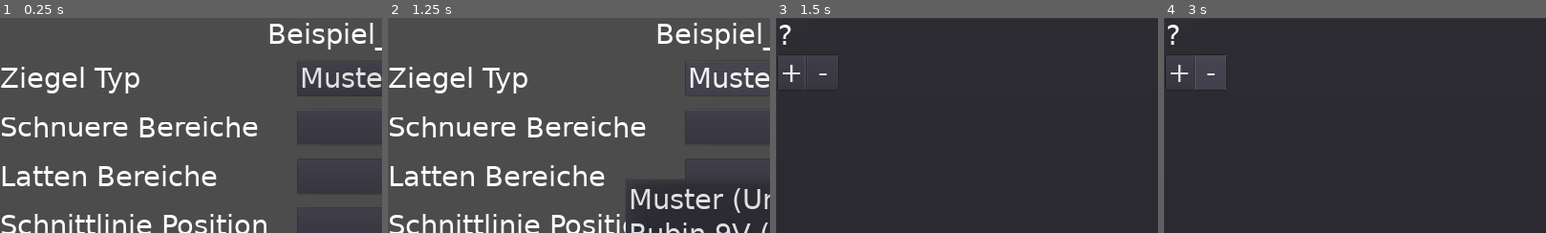
Above: before the commit, frames 1-4 (left to right).
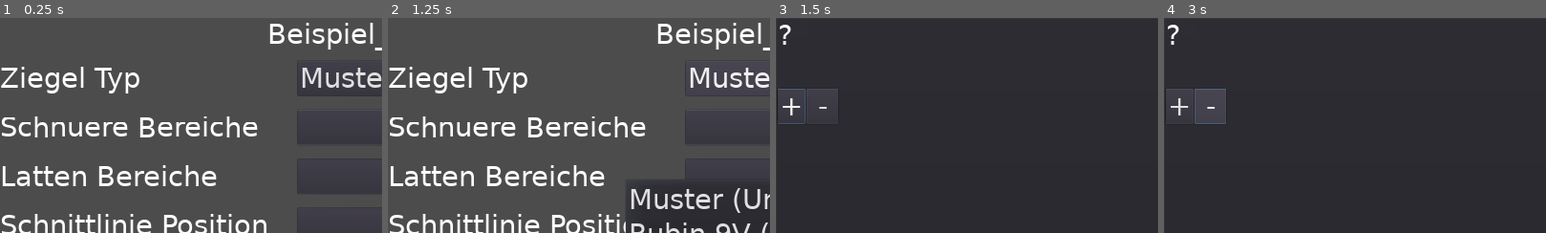
Above: after the commit, the same moments.

Repository: schwitin/TilesCutting1
Game: Godot game, scene res://Einstellungen/EinstellungenInput.tscn
Two runs of this game, one before a commit and one after it. Both use one fixed random seed, a clock stepped at 60 frames per second and the inputs below. This scene is started directly instead of the project's main scene.
Inputs:
- Up to frame 1 (0.25 s): no input
- Up to frame 2 (1.25 s): click "Muster (Unbekannt)" at 0.5 s
- Up to frame 3 (1.5 s): click "?" at 1.25 s
- Up to frame 4 (3 s): click "+" at 2 s; click "-" at 2.75 s
The pictures show only the part of the screen within x 0-50%, y 0-50%; the shares and areas given below are measured in that part.

Frames 1-2 are identical in both runs. In frame 3, 0.6% of the frame differs, in the area x 0-17%, y 17-50%; in frame 4, 3.0%.
Error in both runs: Invalid get index 'bereicheLatten' (on base: 'Nil'). (res://Einstellungen/Bereiche/BereicheInput.gd:53)

Commit message:
Darstellung bei der Eingabe der Bereiche; Beim Backspace Scene verlassen

Diff:
--- a/Einstellungen/Bereiche/BereicheInput.tscn
+++ b/Einstellungen/Bereiche/BereicheInput.tscn
@@ -11,58 +11,64 @@
 script = ExtResource( 2 )
 
 [node name="PopupPanel" type="PopupPanel" parent="."]
+visible = true
 anchor_right = 1.0
 anchor_bottom = 1.0
 
 [node name="HBoxContainer" type="HBoxContainer" parent="PopupPanel"]
 margin_left = 4.0
 margin_top = 4.0
-margin_right = 336.0
-margin_bottom = 136.0
+margin_right = 372.0
+margin_bottom = 182.0
 
 [node name="Container" type="VBoxContainer" parent="PopupPanel/HBoxContainer"]
-margin_right = 120.0
-margin_bottom = 132.0
+margin_right = 156.0
+margin_bottom = 264.0
 size_flags_horizontal = 3
 
 [node name="Ueberschrift" type="Label" parent="PopupPanel/HBoxContainer/Container"]
-margin_right = 120.0
-margin_bottom = 59.0
+margin_right = 156.0
+margin_bottom = 82.0
 text = "?"
 
 [node name="BereicheContainer" type="VBoxContainer" parent="PopupPanel/HBoxContainer/Container"]
-margin_top = 63.0
-margin_right = 120.0
-margin_bottom = 63.0
+margin_top = 86.0
+margin_right = 156.0
+margin_bottom = 86.0
+
+[node name="Abstand" type="Label" parent="PopupPanel/HBoxContainer/Container"]
+margin_top = 90.0
+margin_right = 156.0
+margin_bottom = 172.0
 
 [node name="AddRemoveContainer" type="HBoxContainer" parent="PopupPanel/HBoxContainer/Container"]
 editor/display_folded = true
-margin_top = 67.0
-margin_right = 120.0
-margin_bottom = 132.0
+margin_top = 176.0
+margin_right = 156.0
+margin_bottom = 264.0
 
 [node name="AddButton" type="Button" parent="PopupPanel/HBoxContainer/Container/AddRemoveContainer"]
-margin_right = 54.0
-margin_bottom = 65.0
+margin_right = 71.0
+margin_bottom = 88.0
 text = "+"
 align = 0
 
 [node name="RemoveButton" type="Button" parent="PopupPanel/HBoxContainer/Container/AddRemoveContainer"]
-margin_left = 58.0
-margin_right = 120.0
-margin_bottom = 65.0
+margin_left = 75.0
+margin_right = 156.0
+margin_bottom = 88.0
 text = " - "
 align = 2
 
 [node name="VSeparator" type="VSeparator" parent="PopupPanel/HBoxContainer"]
-margin_left = 124.0
-margin_right = 128.0
-margin_bottom = 132.0
+margin_left = 160.0
+margin_right = 164.0
+margin_bottom = 264.0
 
 [node name="VSlider" type="VSlider" parent="PopupPanel/HBoxContainer"]
-margin_left = 132.0
-margin_right = 332.0
-margin_bottom = 132.0
+margin_left = 168.0
+margin_right = 368.0
+margin_bottom = 264.0
 rect_min_size = Vector2( 200, 0 )
 size_flags_horizontal = 1
 size_flags_vertical = 3
--- a/Einstellungen/Bereiche/LattenBereichInput.gd
+++ b/Einstellungen/Bereiche/LattenBereichInput.gd
@@ -35,9 +35,9 @@
 	latten_node = create_latten_node()
 
 	add_child(decklaenge_node)
-	add_child(create_label_node(" x "))
+	add_child(create_label_node("    x    "))
 	add_child(latten_node)
-	add_child(create_label_node("="))
+	add_child(create_label_node(" = "))
 	add_child(gesamtgroesse_node)
 	update_gesamtgroesse()
 
--- a/Einstellungen/Bereiche/SchnuereBereichInput.gd
+++ b/Einstellungen/Bereiche/SchnuereBereichInput.gd
@@ -33,11 +33,11 @@
 	schnuere_node = create_schnuere_node()
 
 	add_child(deckbreite_node)
-	add_child(create_label_node(" x "))
+	add_child(create_label_node("    x    "))
 	add_child(ziegel_node)
-	add_child(create_label_node(" x "))
+	add_child(create_label_node("      x      "))
 	add_child(schnuere_node)
-	add_child(create_label_node("="))
+	add_child(create_label_node("       =       "))
 	add_child(gesamtgroesse_node)
 	update_gesamtgroesse()
 
--- a/Einstellungen/EinstellungenInput.gd
+++ b/Einstellungen/EinstellungenInput.gd
@@ -20,7 +20,7 @@
 	var einstellungenClass = preload("res://Model/Einstellungen.gd")
 	init(einstellungenClass.new("dummy"))
 
-func _enter_tree():
+func _ready():
 	if einstellungen != null:
 		var _ueberschrift = get_node("VBoxContainer/Ueberschrift")
 		var _ziegelTypInput = get_node("VBoxContainer/GridContainer/ZiegelTypInput")
@@ -35,6 +35,10 @@
 
 	global.connect("connected", self, "_on_connected")
 	global.connect("disconnected", self, "_on_disconnected")
+
+func _process(delta):
+	if Input.is_action_just_released("go_back"):
+		go_back()
 
 
 func _on_VisualisierenButton_pressed():
@@ -85,27 +89,31 @@
 
 func _notification(what):
 	if what == MainLoop.NOTIFICATION_WM_GO_BACK_REQUEST :
-		var schnuerePopup = get_node("VBoxContainer/GridContainer/SchnuereBereichInput/PopupPanel")
-		if schnuerePopup.is_visible():
-			schnuerePopup.hide()
-			return
+		go_back()
 
-		var lattenPopup = get_node("VBoxContainer/GridContainer/LattenBereichInput/PopupPanel")
-		if lattenPopup.is_visible():
-			lattenPopup.hide()
-			return
 
-		var schnittliniePopup = get_node("VBoxContainer/GridContainer/SchnittlinieInput/PopupPanel")
-		if schnittliniePopup.is_visible():
-			schnittliniePopup.hide()
-			return
+func go_back():
+	var schnuerePopup = get_node("VBoxContainer/GridContainer/SchnuereBereichInput/PopupPanel")
+	if schnuerePopup.is_visible():
+		schnuerePopup.hide()
+		return
 
-		var ziegelTypPopup = get_node("VBoxContainer/GridContainer/ZiegelTypInput/Items")
-		if ziegelTypPopup.is_visible():
-			ziegelTypPopup.hide()
-			return
+	var lattenPopup = get_node("VBoxContainer/GridContainer/LattenBereichInput/PopupPanel")
+	if lattenPopup.is_visible():
+		lattenPopup.hide()
+		return
 
-		emit_signal("einstellungen_verlassen")
+	var schnittliniePopup = get_node("VBoxContainer/GridContainer/SchnittlinieInput/PopupPanel")
+	if schnittliniePopup.is_visible():
+		schnittliniePopup.hide()
+		return
+
+	var ziegelTypPopup = get_node("VBoxContainer/GridContainer/ZiegelTypInput/Items")
+	if ziegelTypPopup.is_visible():
+		ziegelTypPopup.hide()
+		return
+
+	emit_signal("einstellungen_verlassen")
 
 
 func _on_SendenButton_pressed():
--- a/Einstellungen/EinstellungenInput.tscn
+++ b/Einstellungen/EinstellungenInput.tscn
@@ -19,138 +19,138 @@
 
 [node name="Ueberschrift" type="Label" parent="VBoxContainer"]
 margin_right = 1920.0
-margin_bottom = 59.0
+margin_bottom = 82.0
 text = "Beispiel__Grat_1"
 align = 1
 
 [node name="HSeparator" type="HSeparator" parent="VBoxContainer"]
-margin_top = 63.0
+margin_top = 86.0
 margin_right = 1920.0
-margin_bottom = 67.0
+margin_bottom = 90.0
 
 [node name="GridContainer" type="GridContainer" parent="VBoxContainer"]
-margin_top = 71.0
+margin_top = 94.0
 margin_right = 1920.0
-margin_bottom = 569.0
+margin_bottom = 581.0
 size_flags_vertical = 3
 columns = 3
 
 [node name="ZiegelTypLabel" type="Label" parent="VBoxContainer/GridContainer"]
-margin_top = 31.0
-margin_right = 496.0
-margin_bottom = 90.0
+margin_top = 18.0
+margin_right = 682.0
+margin_bottom = 100.0
 size_flags_vertical = 6
 text = "Ziegel Typ"
 
 [node name="AbstandLabel1" type="Label" parent="VBoxContainer/GridContainer"]
-margin_left = 500.0
-margin_top = 31.0
-margin_right = 548.0
-margin_bottom = 90.0
+margin_left = 686.0
+margin_top = 18.0
+margin_right = 752.0
+margin_bottom = 100.0
 size_flags_vertical = 6
 text = "   "
 
 [node name="ZiegelTypInput" parent="VBoxContainer/GridContainer" instance=ExtResource( 3 )]
-margin_left = 552.0
-margin_top = 28.0
-margin_right = 591.0
-margin_bottom = 93.0
+margin_left = 756.0
+margin_top = 15.0
+margin_right = 805.0
+margin_bottom = 103.0
 size_flags_vertical = 6
 
 [node name="SchnuereLabel" type="Label" parent="VBoxContainer/GridContainer"]
-margin_top = 156.0
-margin_right = 496.0
-margin_bottom = 215.0
+margin_top = 140.0
+margin_right = 682.0
+margin_bottom = 222.0
 size_flags_vertical = 6
 text = "Schnuere Bereiche"
 
 [node name="AbstandLabel2" type="Label" parent="VBoxContainer/GridContainer"]
-margin_left = 500.0
-margin_top = 156.0
-margin_right = 548.0
-margin_bottom = 215.0
+margin_left = 686.0
+margin_top = 140.0
+margin_right = 752.0
+margin_bottom = 222.0
 size_flags_vertical = 6
 text = "   "
 
 [node name="SchnuereBereichInput" parent="VBoxContainer/GridContainer" instance=ExtResource( 4 )]
-margin_left = 552.0
-margin_top = 153.0
-margin_right = 591.0
-margin_bottom = 218.0
+margin_left = 756.0
+margin_top = 137.0
+margin_right = 805.0
+margin_bottom = 225.0
 size_flags_vertical = 6
 
 [node name="LattenLabel" type="Label" parent="VBoxContainer/GridContainer"]
-margin_top = 281.0
-margin_right = 496.0
-margin_bottom = 340.0
+margin_top = 262.0
+margin_right = 682.0
+margin_bottom = 344.0
 size_flags_vertical = 6
 text = "Latten Bereiche"
 
 [node name="AbstandLabel3" type="Label" parent="VBoxContainer/GridContainer"]
-margin_left = 500.0
-margin_top = 281.0
-margin_right = 548.0
-margin_bottom = 340.0
+margin_left = 686.0
+margin_top = 262.0
+margin_right = 752.0
+margin_bottom = 344.0
 size_flags_vertical = 6
 text = "   "
 
 [node name="LattenBereichInput" parent="VBoxContainer/GridContainer" instance=ExtResource( 4 )]
-margin_left = 552.0
-margin_top = 278.0
-margin_right = 591.0
-margin_bottom = 343.0
+margin_left = 756.0
+margin_top = 259.0
+margin_right = 805.0
+margin_bottom = 347.0
 size_flags_vertical = 6
 
 [node name="LattenLabel1" type="Label" parent="VBoxContainer/GridContainer"]
-margin_top = 406.0
-margin_right = 496.0
-margin_bottom = 465.0
+margin_top = 384.0
+margin_right = 682.0
+margin_bottom = 466.0
 size_flags_vertical = 6
 text = "Schnittlinie Position"
 
 [node name="AbstandLabel4" type="Label" parent="VBoxContainer/GridContainer"]
-margin_left = 500.0
-margin_top = 406.0
-margin_right = 548.0
-margin_bottom = 465.0
+margin_left = 686.0
+margin_top = 384.0
+margin_right = 752.0
+margin_bottom = 466.0
 size_flags_vertical = 6
 text = "   "
 
 [node name="SchnittlinieInput" parent="VBoxContainer/GridContainer" instance=ExtResource( 5 )]
-margin_left = 552.0
-margin_top = 403.0
-margin_right = 591.0
-margin_bottom = 468.0
+margin_left = 756.0
+margin_top = 381.0
+margin_right = 805.0
+margin_bottom = 469.0
 size_flags_vertical = 6
 
 [node name="HSeparator1" type="HSeparator" parent="VBoxContainer"]
-margin_top = 573.0
+margin_top = 585.0
 margin_right = 1920.0
-margin_bottom = 577.0
+margin_bottom = 589.0
 
 [node name="VBoxContainer" type="VBoxContainer" parent="VBoxContainer"]
-margin_top = 581.0
+margin_top = 593.0
 margin_right = 1920.0
 margin_bottom = 1080.0
 size_flags_vertical = 3
 
 [node name="VisualisierenButton" type="Button" parent="VBoxContainer/VBoxContainer"]
 margin_right = 1920.0
-margin_bottom = 65.0
+margin_bottom = 88.0
 size_flags_vertical = 2
 text = "Visualisieren"
 
 [node name="VerbindenButton" type="Button" parent="VBoxContainer/VBoxContainer"]
-margin_top = 167.0
+margin_top = 163.0
 margin_right = 1920.0
-margin_bottom = 232.0
+margin_bottom = 251.0
 size_flags_vertical = 2
 text = "Maschine verbinden"
 
 [node name="SendenButton" type="Button" parent="VBoxContainer/VBoxContainer"]
-margin_top = 334.0
+margin_top = 326.0
 margin_right = 1920.0
-margin_bottom = 399.0
+margin_bottom = 414.0
 size_flags_vertical = 2
 disabled = true
 text = "Senden"
--- a/Einstellungen/Schnittlinie/SchnittlinieInput.gd
+++ b/Einstellungen/Schnittlinie/SchnittlinieInput.gd
@@ -100,7 +100,7 @@
 	var x = (viewportSize.x - userInputBreite) / bounding_box.x  * 0.99
 	var y = viewportSize.y / bounding_box.y  * 0.99
 	var k = min(x, y)
-	var pos = zeichenflaeche.position
+	#var pos = zeichenflaeche.position
 	zeichenflaeche.position = Vector2(0,0)
 	zeichenflaeche.scale = Vector2(k,k)
 	zeichenflaeche.position = Vector2(30,30)
--- a/Einzeldarstellung/Einzeldarstellung.gd
+++ b/Einzeldarstellung/Einzeldarstellung.gd
@@ -18,6 +18,10 @@
 		emit_signal("naechste_reihe", null)
 
 #	global.connect("data_received", self, "_on_data_received")
+
+func _process(delta):
+	if Input.is_action_just_released("go_back"):
+		emit_signal("einzeldarstellung_verlassen")
 
 func test():
 	var einstellungenClass = preload("res://Model/Einstellungen.gd")
--- a/Uebersicht/Uebersicht.gd
+++ b/Uebersicht/Uebersicht.gd
@@ -34,6 +34,10 @@
 func _ready():
 	scale_node()
 	update()
+
+func _process(delta):
+	if Input.is_action_just_released("go_back"):
+		emit_signal("uebersicht_verlassen")
 
 # Zeichnet alle Ziegel von unten nach oben und von rechts nach links
 func _draw():
--- a/project.godot
+++ b/project.godot
@@ -36,6 +36,14 @@
 window/stretch/mode="2d"
 window/stretch/aspect="expand"
 
+[input]
+
+go_back={
+"deadzone": 0.5,
+"events": [ Object(InputEventKey,"resource_local_to_scene":false,"resource_name":"","device":0,"alt":false,"shift":false,"control":false,"meta":false,"command":false,"pressed":false,"scancode":16777220,"unicode":0,"echo":false,"script":null)
+ ]
+}
+
 [rendering]
 
 quality/driver/driver_name="GLES2"
